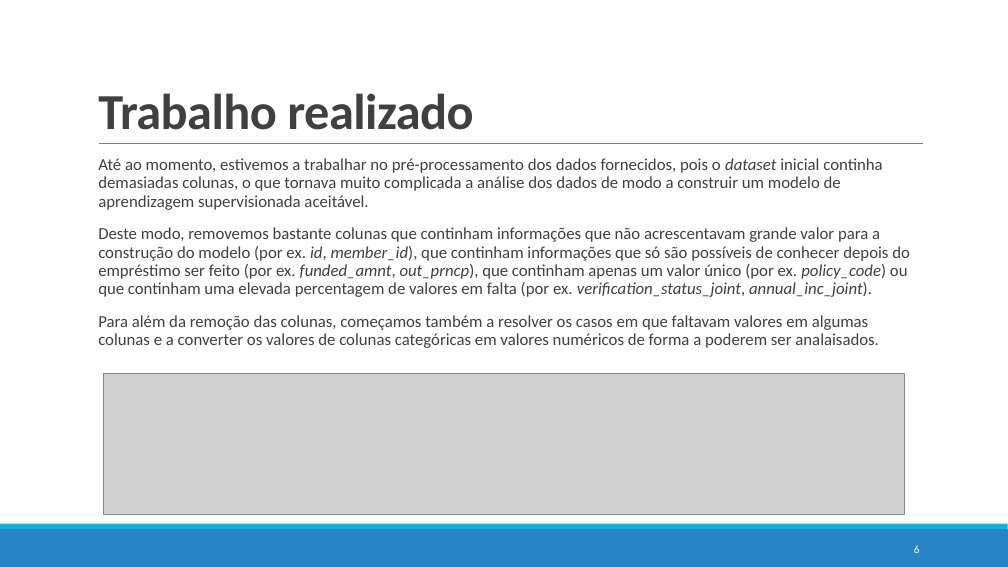
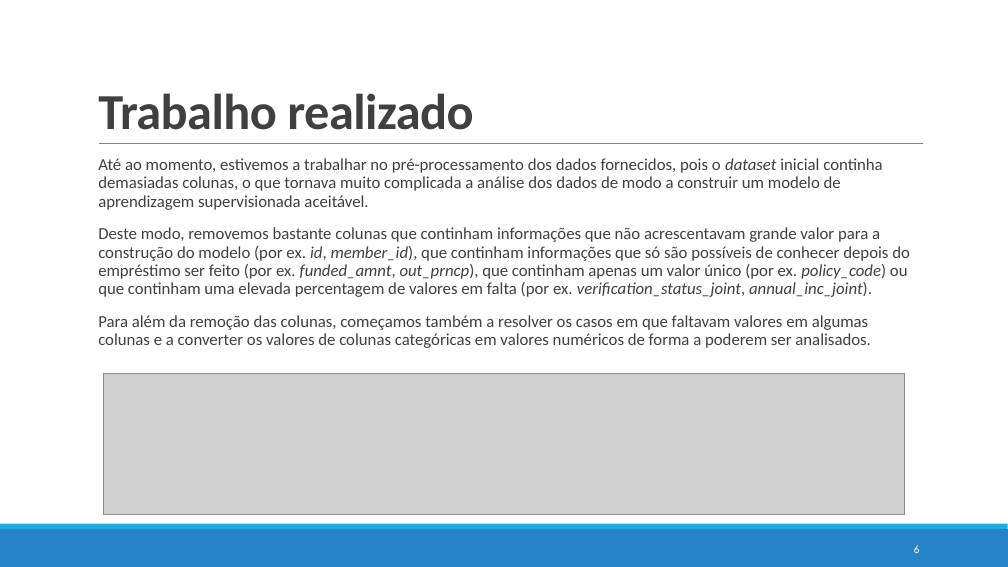
Before and after one commit to pedrovponte/IART-g39, a slide deck: slide 6 of proj2/docs/checkpoint.pptx. Drawn at 1008x567 pixels with LibreOffice and Linux fonts; fonts in the diff are those of the drawing; grey boxes stand for pictures. Boxes give left, top, right and bottom in pixels: in the first picture for what was removed or moved away, otherwise in the second. Text is boxed around its words. In the diff, an @@ line names an element or a change of style, - is before the commit and + after.

```diff
--- a/proj2/docs/checkpoint.pptx
+++ b/proj2/docs/checkpoint.pptx
@@ text at bbox=[98, 315, 870, 348]: text changed @@
-  Para além da remoção das colunas, começamos também a resolver os casos em que faltavam valores em algumas colunas e a converter os valores de colunas categóricas em valores numéricos de forma a poderem ser analaisados.
+  Para além da remoção das colunas, começamos também a resolver os casos em que faltavam valores em algumas colunas e a converter os valores de colunas categóricas em valores numéricos de forma a poderem ser analisados.
```
Also in this commit, not shown: 2 other files.
